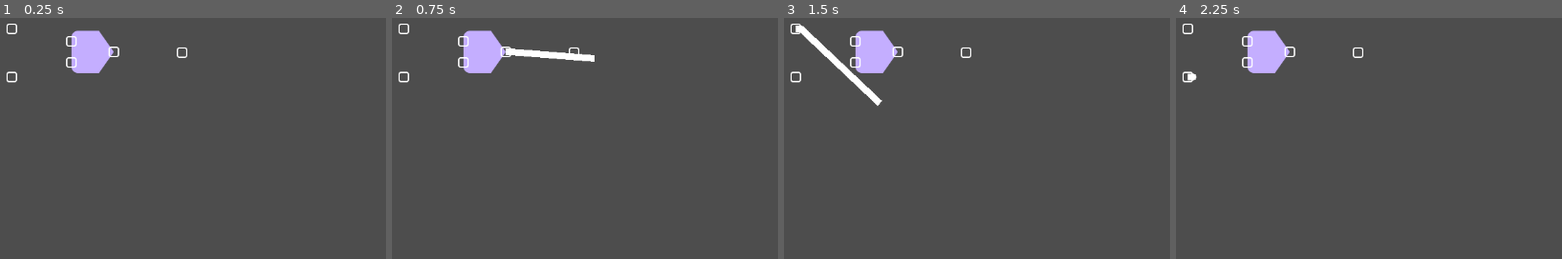
Above: before the commit, frames 1-4 (left to right).
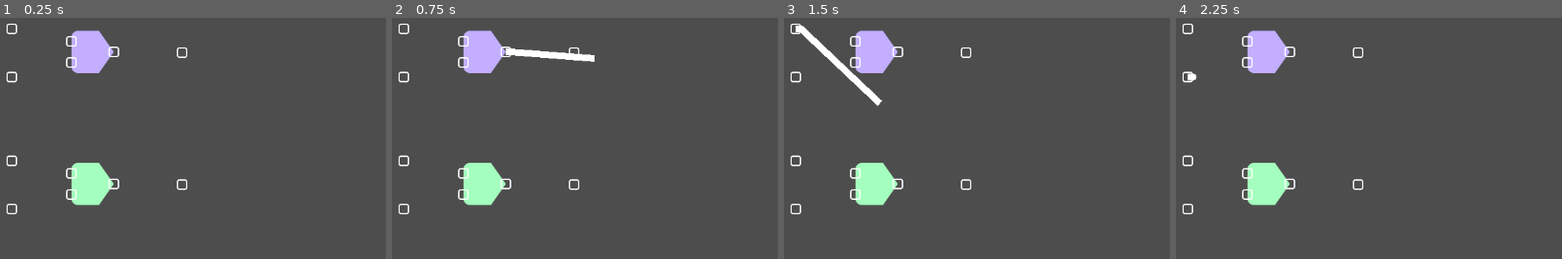
Above: after the commit, the same moments.

Repository: CUGG-2025-Puzzlers/detective-shrimp
Game: Godot game, scene res://scenes/casette_puzzle/gate_tests.tscn
Two runs of this game, one before a commit and one after it. Both use one fixed random seed, a clock stepped at 60 frames per second and the inputs below. This scene is started directly instead of the project's main scene.
Inputs (mouse positions are in pixels of both pictures, inside the frame that each line leads up to):
- Up to frame 1 (0.25 s): no input
- Up to frame 2 (0.75 s): tap Enter at 0.5 s; drag from (503, 51) to (770, 71) at 0.52 s
- Up to frame 3 (1.5 s): drag from (795, 27) to (1050, 251) at 1.27 s
- Up to frame 4 (2.25 s): move the mouse to (1187, 75) at 2.02 s; click (1187, 75) at 2.17 s

The runs differ from the first frame. In frame 1, 1.9% of the frame differs, in the area x 1-49%, y 56-82%; in frame 2, 1.9%; in frame 3, 1.9%; in frame 4, 1.9%.

Commit message:
Added OR gate test

Diff:
--- a/scenes/casette_puzzle/gate_tests.tscn
+++ b/scenes/casette_puzzle/gate_tests.tscn
@@ -1,35 +1,68 @@
-[gd_scene load_steps=4 format=3 uid="uid://dmqincd4yvheb"]
+[gd_scene load_steps=5 format=3 uid="uid://dmqincd4yvheb"]
 
 [ext_resource type="PackedScene" uid="uid://6irm70cy4miu" path="res://scenes/casette_puzzle/and_gate.tscn" id="1_icp3b"]
 [ext_resource type="PackedScene" uid="uid://d3h5vir0t0o3f" path="res://scenes/casette_puzzle/wire.tscn" id="2_x2hrl"]
 [ext_resource type="PackedScene" uid="uid://d1r8sisc3ep03" path="res://scenes/casette_puzzle/gate_input.tscn" id="3_3hsje"]
+[ext_resource type="PackedScene" uid="uid://u6t6nj04n00i" path="res://scenes/casette_puzzle/or_gate.tscn" id="4_x2hrl"]
 
 [node name="Gate Tests" type="Node2D"]
 
-[node name="AND Gate" parent="." instance=ExtResource("1_icp3b")]
+[node name="AND Test" type="Node2D" parent="."]
+
+[node name="AND Gate" parent="AND Test" instance=ExtResource("1_icp3b")]
 offset_left = 226.0
 offset_top = 119.0
 offset_right = 290.0
 offset_bottom = 183.0
 metadata/_edit_use_anchors_ = true
 
-[node name="Wire" parent="." instance=ExtResource("2_x2hrl")]
+[node name="Wire" parent="AND Test" instance=ExtResource("2_x2hrl")]
 offset_left = 128.0
 offset_top = 108.0
 offset_right = 144.0
 offset_bottom = 124.0
 metadata/_edit_use_anchors_ = true
 
-[node name="Wire2" parent="." instance=ExtResource("2_x2hrl")]
+[node name="Wire2" parent="AND Test" instance=ExtResource("2_x2hrl")]
 offset_left = 128.0
 offset_top = 181.0
 offset_right = 144.0
 offset_bottom = 197.0
 metadata/_edit_use_anchors_ = true
 
-[node name="Gate Input" parent="." instance=ExtResource("3_3hsje")]
+[node name="Gate Input" parent="AND Test" instance=ExtResource("3_3hsje")]
 offset_left = 385.0
 offset_top = 144.0
 offset_right = 401.0
 offset_bottom = 160.0
 metadata/_edit_use_anchors_ = true
+
+[node name="OR Test" type="Node2D" parent="."]
+position = Vector2(0, 200)
+
+[node name="OR Gate" parent="OR Test" instance=ExtResource("4_x2hrl")]
+offset_left = 226.0
+offset_top = 119.0
+offset_right = 290.0
+offset_bottom = 183.0
+
+[node name="Wire" parent="OR Test" instance=ExtResource("2_x2hrl")]
+offset_left = 128.0
+offset_top = 108.0
+offset_right = 144.0
+offset_bottom = 124.0
+metadata/_edit_use_anchors_ = true
+
+[node name="Wire2" parent="OR Test" instance=ExtResource("2_x2hrl")]
+offset_left = 128.0
+offset_top = 181.0
+offset_right = 144.0
+offset_bottom = 197.0
+metadata/_edit_use_anchors_ = true
+
+[node name="Gate Input" parent="OR Test" instance=ExtResource("3_3hsje")]
+offset_left = 385.0
+offset_top = 144.0
+offset_right = 401.0
+offset_bottom = 160.0
+metadata/_edit_use_anchors_ = true
